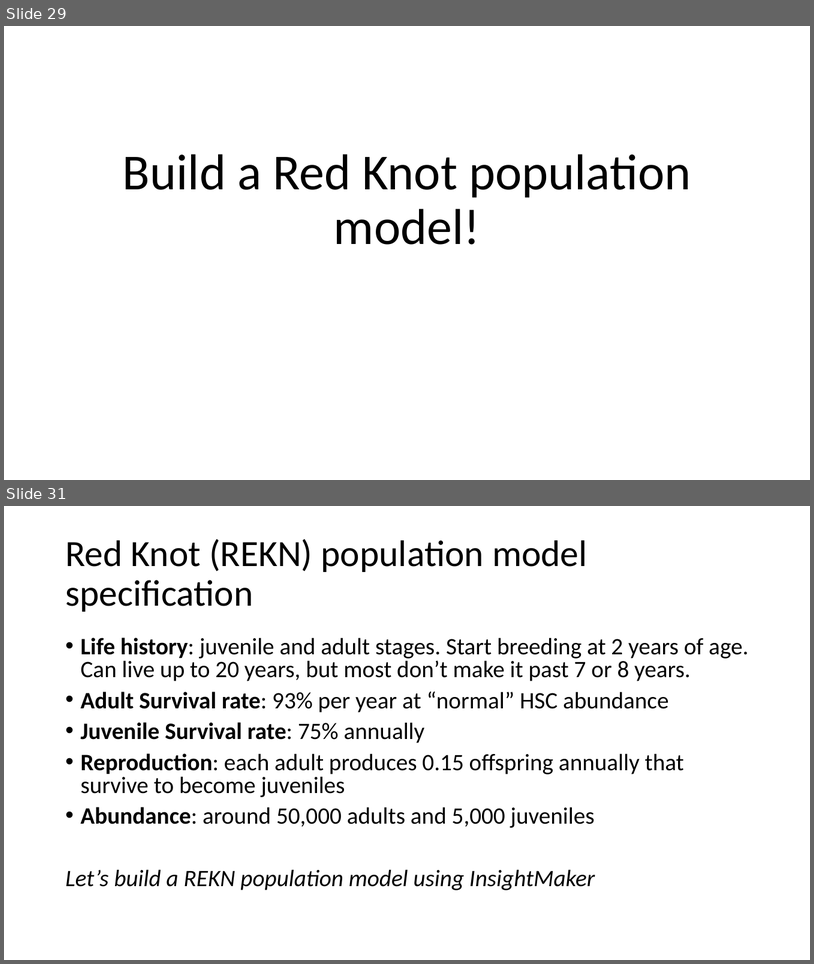
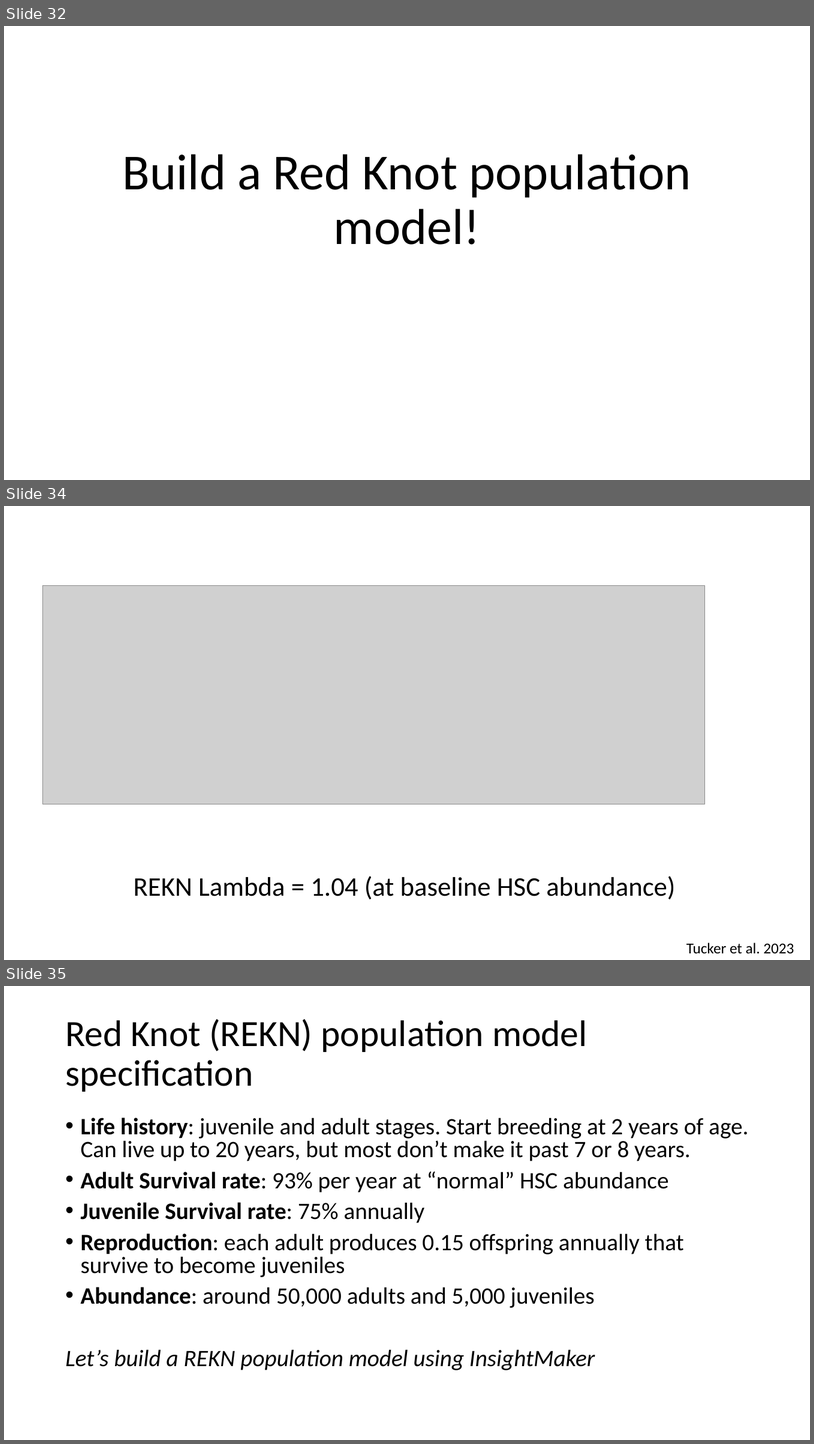
Before and after one commit to kevintshoemaker/NRES-470, a slide deck: REKN2.pptx. Shown one above the other, each under a label of ours: slides 29 and 31 before the commit, slides 32, 34 and 35 after it; the slides between them are not shown. The pictures are 814x964 and 814x1444 pixels, drawn with LibreOffice and Linux fonts; fonts in the diff are those of the drawing; grey boxes stand for pictures. Boxes give left, top, right and bottom in pixels: in the first picture for what was removed or moved away, otherwise in the second. Text is boxed around its words. In the diff, an @@ line names an element or a change of style, - is before the commit and + after.

```diff
--- a/REKN2.pptx
+++ b/REKN2.pptx
@@ slide 34 added at [4, 506, 810, 960], background #FFFFFF @@
@@ picture added at [43, 585, 705, 804] @@
@@ text added at [134, 876, 675, 899], 32 pt, text #000000 @@
+REKN Lambda = 1.04 (at baseline HSC abundance)
@@ text added at [687, 942, 794, 953], 18 pt, text #000000 @@
+Tucker et al. 2023
@@ what was slide 29 is now slide 32 @@
@@ what was slide 31 is now slide 35 @@
```
Also in this commit, not shown: 4 slides changed, 8 other slides added, 29 slides removed, 3 other files.
